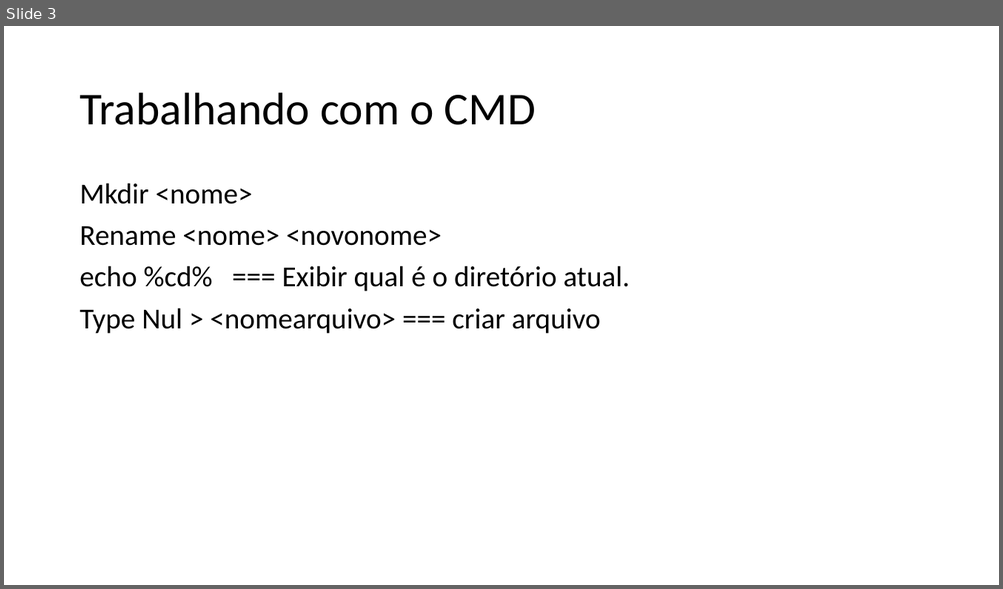
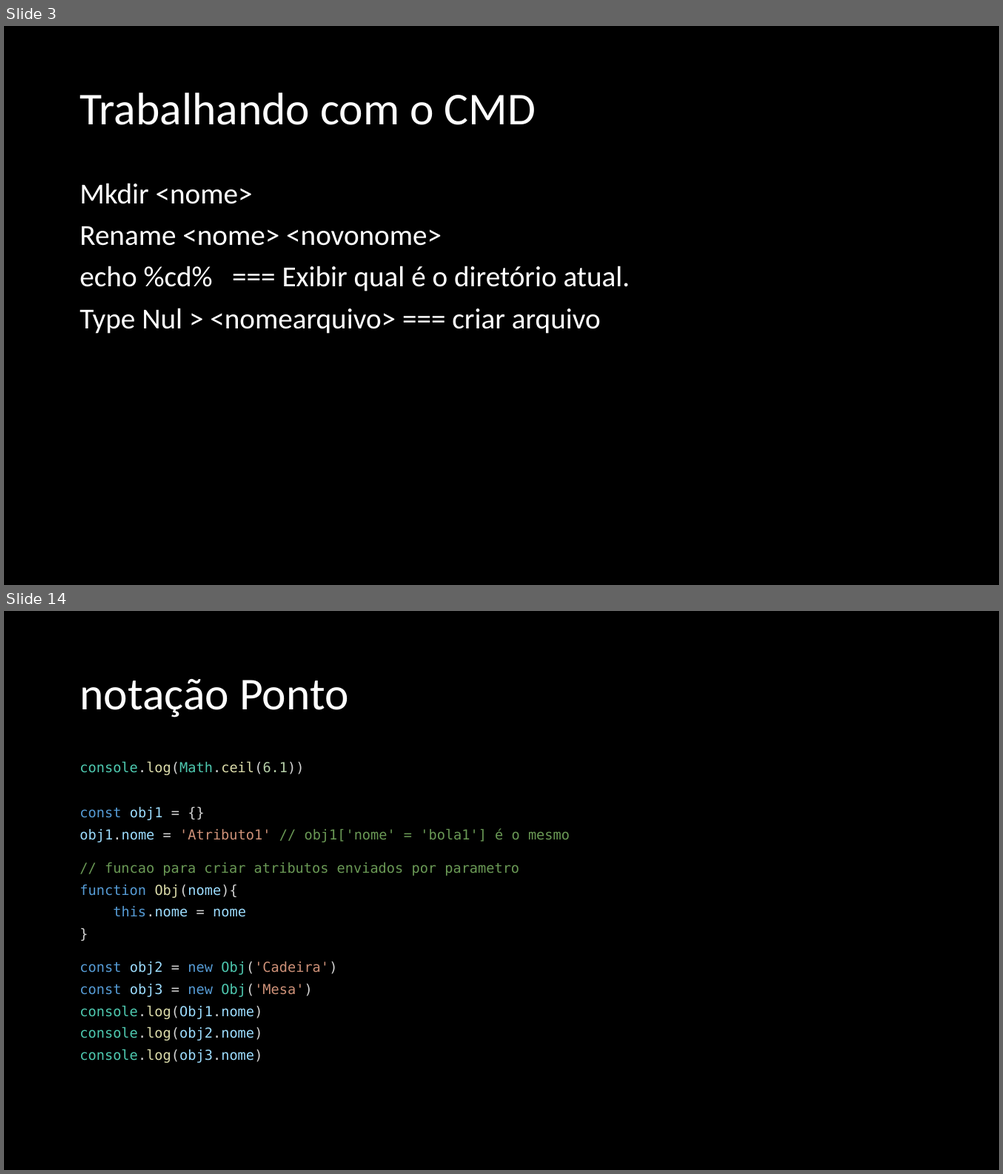
Before and after one commit to cesarfois/Curso_Udemy_Web_JS_COD3R, a slide deck: COD3R.pptx. Shown one above the other, each under a label of ours: slide 3 before the commit, slides 3 and 14 after it; the slides between them are not shown. The pictures are 1003x589 and 1003x1174 pixels, drawn with LibreOffice and Linux fonts; fonts in the diff are those of the drawing. Boxes give left, top, right and bottom in pixels: in the first picture for what was removed or moved away, otherwise in the second. Text is boxed around its words. In the diff, an @@ line names an element or a change of style, - is before the commit and + after.

```diff
--- a/COD3R.pptx
+++ b/COD3R.pptx
@@ slide 14 added at box(4, 611, 999, 1170), background #000000 @@
@@ title added at box(79, 679, 348, 718), 44 pt, text #FFFFFF @@
+notação Ponto
@@ text added at box(79, 762, 569, 1063), 13.3 pt, text #6A9955 @@
+console.log(Math.ceil(6.1))
+const obj1 = {}
+obj1.nome = 'Atributo1' // obj1['nome' = 'bola1'] é o mesmo
+// funcao para criar atributos enviados por parametro
+function Obj(nome){
+this.nome = nome
+}
+const obj2 = new Obj('Cadeira')
+const obj3 = new Obj('Mesa')
+console.log(Obj1.nome)
+console.log(obj2.nome)
+console.log(obj3.nome)
@@ slide 3 changed as well @@
@@ background #FFFFFF to #000000 @@
@@ title "Trabalhando com o CMD" at box(79, 93, 535, 125): text colour #000000 to #FFFFFF @@
@@ text "Mkdir <nome>" at box(79, 183, 630, 334): text colour #000000 to #FFFFFF @@
```
Also in this commit, not shown: 2 other slides changed, 23 other slides added, 37 other files.
